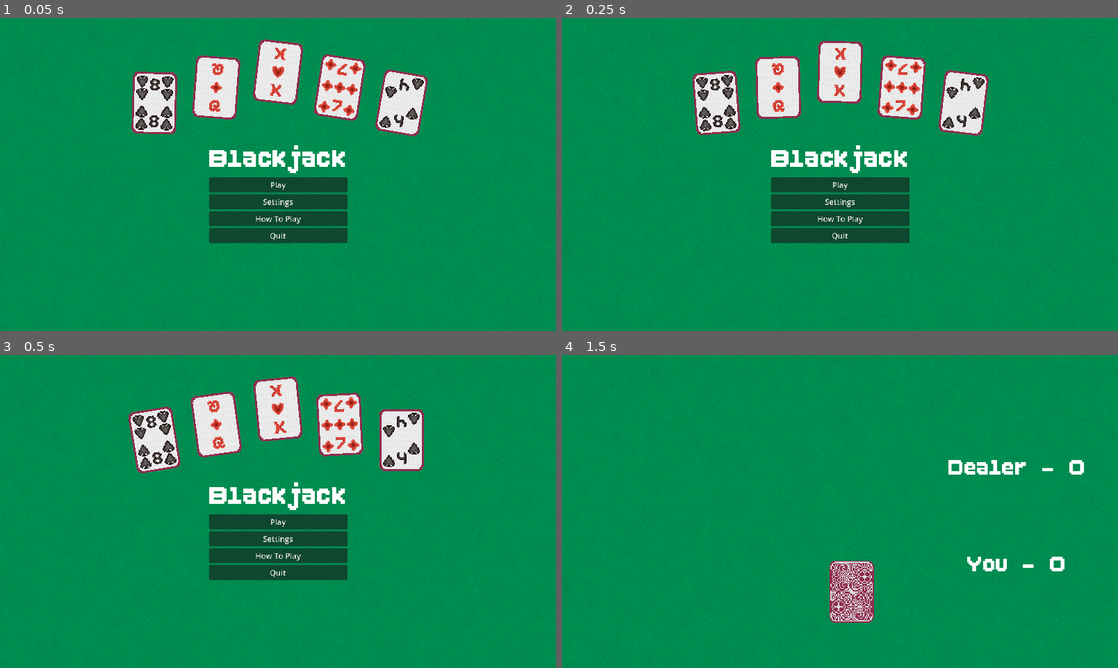
Above: before the commit, frames 1-4 (two rows, left to right).
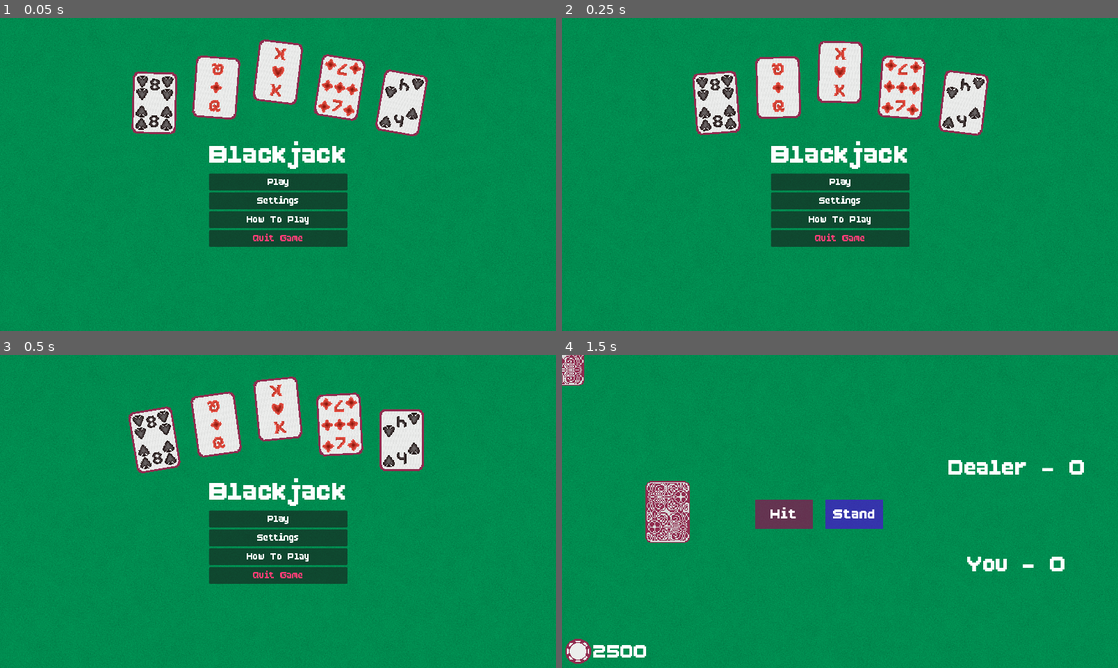
Above: after the commit, the same moments.

Repository: Brody-R/SDEV-265
Game: Godot game, scene res://Assets/Scenes/base_node.tscn
The game is run twice, just before and just after one commit, with the same random seed, the same clock (stepped at 60 frames per second) and the same inputs.
Inputs (mouse positions are in pixels of both pictures, inside the frame that each line leads up to):
- Up to frame 1 (0.05 s): no input
- Up to frame 2 (0.25 s): no input
- Up to frame 3 (0.5 s): no input
- Up to frame 4 (1.5 s): click "Play" at 0.5 s; click (856, 514) at 1.25 s, where only the run after the commit has a clickable "Stand"

The runs differ from the first frame. In frame 1, 2.6% of the frame differs, in the area x 37-63%, y 39-74%; in frame 2, 2.6%; in frame 3, 2.6%; in frame 4, 6.0%, in the area x 0-58%, y 0-99%.

Commit message:
Adjusted Graphics
Setup more of the game scene
Changed button fonts in the menu
Added chip graphic

Diff:
--- a/Assets/Scenes/game.tscn
+++ b/Assets/Scenes/game.tscn
@@ -1,13 +1,23 @@
-[gd_scene load_steps=6 format=3 uid="uid://ca21uqhdkecpl"]
+[gd_scene load_steps=10 format=3 uid="uid://ca21uqhdkecpl"]
 
 [ext_resource type="Texture2D" uid="uid://bvcm5pa70bll6" path="res://Assets/Textures/felt.png" id="2_kgc4o"]
 [ext_resource type="Texture2D" uid="uid://ckitacn7wg1ey" path="res://Assets/Textures/DiamondPatternA.png" id="3_0n1xj"]
+[ext_resource type="Script" path="res://Assets/Scenes/gameScript.gd" id="3_0pyxl"]
 [ext_resource type="FontFile" uid="uid://c5ge3lijolhgo" path="res://Assets/BoldPixels.ttf" id="4_5upt8"]
 [ext_resource type="PackedScene" uid="uid://dpch8vd55wsiy" path="res://Assets/Scenes/card.tscn" id="5_4l4rb"]
+[ext_resource type="Texture2D" uid="uid://de5f75ytq5yg8" path="res://Assets/Textures/chip.png" id="5_afrvm"]
 
 [sub_resource type="LabelSettings" id="LabelSettings_jx782"]
 font = ExtResource("4_5upt8")
 font_size = 60
+
+[sub_resource type="LabelSettings" id="LabelSettings_pihkp"]
+font = ExtResource("4_5upt8")
+font_size = 50
+
+[sub_resource type="LabelSettings" id="LabelSettings_5pmxs"]
+font = ExtResource("4_5upt8")
+font_size = 38
 
 [node name="Game" type="Control"]
 layout_mode = 3
@@ -50,8 +60,9 @@
 anchor_bottom = 1.0
 grow_horizontal = 2
 grow_vertical = 2
-
-[node name="Label" type="Label" parent="Main"]
+script = ExtResource("3_0pyxl")
+
+[node name="DealerPts" type="Label" parent="Main"]
 layout_mode = 1
 anchors_preset = 8
 anchor_left = 0.5
@@ -69,7 +80,7 @@
 horizontal_alignment = 1
 vertical_alignment = 1
 
-[node name="Label2" type="Label" parent="Main"]
+[node name="YouPts" type="Label" parent="Main"]
 layout_mode = 1
 anchors_preset = 8
 anchor_left = 0.5
@@ -87,10 +98,117 @@
 horizontal_alignment = 1
 vertical_alignment = 1
 
-[node name="HBoxContainer" type="HBoxContainer" parent="Main"]
-layout_mode = 0
-offset_right = 40.0
-offset_bottom = 40.0
-
-[node name="Card5" parent="Main/HBoxContainer" instance=ExtResource("5_4l4rb")]
-position = Vector2(600, 490)
+[node name="ChipCounter" type="Control" parent="Main"]
+layout_mode = 1
+anchors_preset = 2
+anchor_top = 1.0
+anchor_bottom = 1.0
+offset_left = 7.0
+offset_top = -60.0
+offset_right = 206.0
+offset_bottom = -9.0
+grow_vertical = 0
+
+[node name="TextureRect" type="TextureRect" parent="Main/ChipCounter"]
+layout_mode = 1
+anchors_preset = 9
+anchor_bottom = 1.0
+offset_right = 53.0
+grow_vertical = 2
+texture = ExtResource("5_afrvm")
+
+[node name="Label" type="Label" parent="Main/ChipCounter"]
+layout_mode = 1
+anchors_preset = 11
+anchor_left = 1.0
+anchor_right = 1.0
+anchor_bottom = 1.0
+offset_left = -141.0
+grow_horizontal = 0
+grow_vertical = 2
+text = "2500"
+label_settings = SubResource("LabelSettings_pihkp")
+vertical_alignment = 1
+
+[node name="HitStandBtns" type="Control" parent="Main"]
+layout_mode = 1
+anchors_preset = 15
+anchor_right = 1.0
+anchor_bottom = 1.0
+grow_horizontal = 2
+grow_vertical = 2
+
+[node name="Stand" type="Button" parent="Main/HitStandBtns"]
+self_modulate = Color(0, 0, 0, 0)
+layout_mode = 1
+anchors_preset = 8
+anchor_left = 0.5
+anchor_top = 0.5
+anchor_right = 0.5
+anchor_bottom = 0.5
+offset_left = -30.0
+offset_top = -24.0
+offset_right = 90.0
+offset_bottom = 36.0
+grow_horizontal = 2
+grow_vertical = 2
+
+[node name="ColorRect" type="ColorRect" parent="Main/HitStandBtns/Stand"]
+layout_mode = 1
+anchors_preset = 15
+anchor_right = 1.0
+anchor_bottom = 1.0
+grow_horizontal = 2
+grow_vertical = 2
+color = Color(0.333279, 0.000683457, 0.887743, 0.627451)
+
+[node name="Label" type="Label" parent="Main/HitStandBtns/Stand"]
+layout_mode = 1
+anchors_preset = 15
+anchor_right = 1.0
+anchor_bottom = 1.0
+grow_horizontal = 2
+grow_vertical = 2
+text = "Stand"
+label_settings = SubResource("LabelSettings_5pmxs")
+horizontal_alignment = 1
+vertical_alignment = 1
+
+[node name="Hit" type="Button" parent="Main/HitStandBtns"]
+self_modulate = Color(0, 0, 0, 0)
+layout_mode = 1
+anchors_preset = 8
+anchor_left = 0.5
+anchor_top = 0.5
+anchor_right = 0.5
+anchor_bottom = 0.5
+offset_left = -176.0
+offset_top = -24.0
+offset_right = -56.0
+offset_bottom = 36.0
+grow_horizontal = 2
+grow_vertical = 2
+
+[node name="ColorRect" type="ColorRect" parent="Main/HitStandBtns/Hit"]
+layout_mode = 1
+anchors_preset = 15
+anchor_right = 1.0
+anchor_bottom = 1.0
+grow_horizontal = 2
+grow_vertical = 2
+color = Color(0.627451, 0, 0.317647, 0.627451)
+
+[node name="Label" type="Label" parent="Main/HitStandBtns/Hit"]
+layout_mode = 1
+anchors_preset = 15
+anchor_right = 1.0
+anchor_bottom = 1.0
+grow_horizontal = 2
+grow_vertical = 2
+text = "Hit"
+label_settings = SubResource("LabelSettings_5pmxs")
+horizontal_alignment = 1
+vertical_alignment = 1
+
+[node name="Card5" parent="Main" instance=ExtResource("5_4l4rb")]
+position = Vector2(219, 325)
--- /dev/null
+++ b/Assets/Scenes/gameScript.gd
@@ -0,0 +1,15 @@
+extends Control
+var cardAsset = preload("res://Assets/Scenes/card.tscn")
+
+var cardPosCent = Vector2(500,350)
+
+# Called when the node enters the scene tree for the first time.
+func _ready():
+	for n in 5:
+		var NewCard = cardAsset.instantiate()
+		add_child(NewCard)
+
+
+# Called every frame. 'delta' is the elapsed time since the previous frame.
+func _process(delta):
+	pass
--- a/Assets/Scenes/main_menu.tscn
+++ b/Assets/Scenes/main_menu.tscn
@@ -1,10 +1,15 @@
-[gd_scene load_steps=6 format=3 uid="uid://cu7h0eew86she"]
+[gd_scene load_steps=8 format=3 uid="uid://cu7h0eew86she"]
 
 [ext_resource type="Script" path="res://Assets/Scenes/main_menu.gd" id="1_dy76o"]
 [ext_resource type="LabelSettings" uid="uid://cmhtmc70kii0m" path="res://Assets/TitleLabelSettings.tres" id="1_neovj"]
 [ext_resource type="PackedScene" uid="uid://dpch8vd55wsiy" path="res://Assets/Scenes/card.tscn" id="2_dvcnj"]
 [ext_resource type="Texture2D" uid="uid://bvcm5pa70bll6" path="res://Assets/Textures/felt.png" id="2_g1m8g"]
 [ext_resource type="Texture2D" uid="uid://ckitacn7wg1ey" path="res://Assets/Textures/DiamondPatternA.png" id="3_y3yoh"]
+[ext_resource type="FontFile" uid="uid://c5ge3lijolhgo" path="res://Assets/BoldPixels.ttf" id="5_t3t6v"]
+
+[sub_resource type="LabelSettings" id="LabelSettings_ibstr"]
+font = ExtResource("5_t3t6v")
+font_size = 24
 
 [node name="MainMenu" type="Control"]
 layout_mode = 3
@@ -71,20 +76,69 @@
 horizontal_alignment = 1
 
 [node name="PlayBtn" type="Button" parent="Main/List"]
-layout_mode = 2
+custom_minimum_size = Vector2(0, 35)
+layout_mode = 2
+
+[node name="Label2" type="Label" parent="Main/List/PlayBtn"]
+layout_mode = 1
+anchors_preset = 15
+anchor_right = 1.0
+anchor_bottom = 1.0
+grow_horizontal = 2
+grow_vertical = 2
 text = "Play"
+label_settings = SubResource("LabelSettings_ibstr")
+horizontal_alignment = 1
+vertical_alignment = 1
 
 [node name="SettingsBtn" type="Button" parent="Main/List"]
-layout_mode = 2
+custom_minimum_size = Vector2(0, 35)
+layout_mode = 2
+
+[node name="Label2" type="Label" parent="Main/List/SettingsBtn"]
+layout_mode = 1
+anchors_preset = 15
+anchor_right = 1.0
+anchor_bottom = 1.0
+grow_horizontal = 2
+grow_vertical = 2
 text = "Settings"
+label_settings = SubResource("LabelSettings_ibstr")
+horizontal_alignment = 1
+vertical_alignment = 1
 
 [node name="RulesBtn" type="Button" parent="Main/List"]
-layout_mode = 2
+custom_minimum_size = Vector2(0, 35)
+layout_mode = 2
+
+[node name="Label2" type="Label" parent="Main/List/RulesBtn"]
+layout_mode = 1
+anchors_preset = 15
+anchor_right = 1.0
+anchor_bottom = 1.0
+grow_horizontal = 2
+grow_vertical = 2
 text = "How To Play"
+label_settings = SubResource("LabelSettings_ibstr")
+horizontal_alignment = 1
+vertical_alignment = 1
 
 [node name="QuitBtn" type="Button" parent="Main/List"]
-layout_mode = 2
-text = "Quit"
+custom_minimum_size = Vector2(0, 35)
+layout_mode = 2
+
+[node name="Label2" type="Label" parent="Main/List/QuitBtn"]
+modulate = Color(1, 0.240133, 0.46179, 1)
+layout_mode = 1
+anchors_preset = 15
+anchor_right = 1.0
+anchor_bottom = 1.0
+grow_horizontal = 2
+grow_vertical = 2
+text = "Quit Game"
+label_settings = SubResource("LabelSettings_ibstr")
+horizontal_alignment = 1
+vertical_alignment = 1
 
 [node name="Card" parent="Main" instance=ExtResource("2_dvcnj")]
 position = Vector2(320, 176)
Binary file added: Assets/Textures/chip.png
Not shown, added: Assets/Textures/chip.png.import
